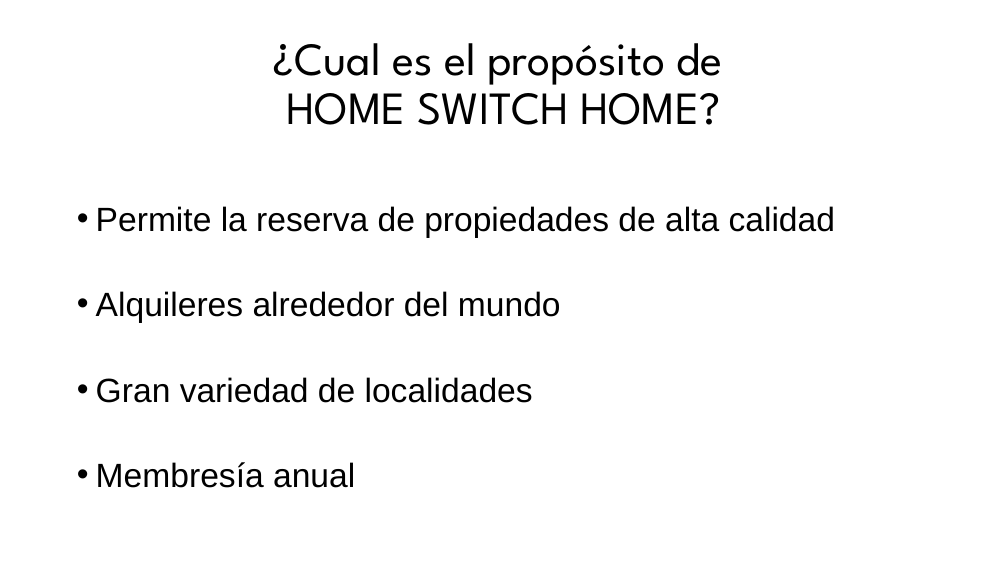
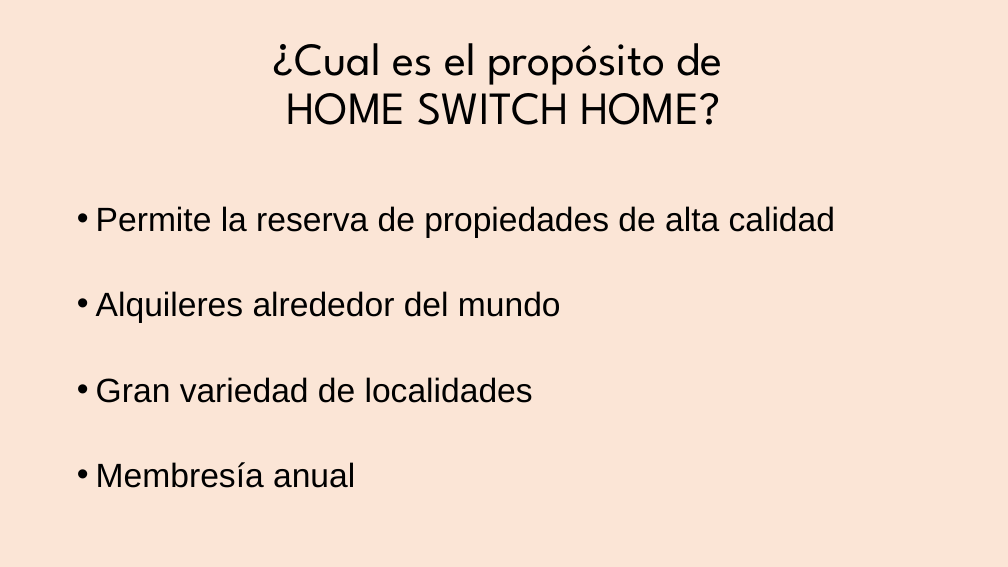
Before and after one commit to CanosaLeandro/Ing-de-Software---Grupo-5, a slide deck: slide 3 of Home Switch Home.pptx. Drawn at 1008x567 pixels with LibreOffice and Linux fonts; fonts in the diff are those of the drawing. Boxes give left, top, right and bottom in pixels: in the first picture for what was removed or moved away, otherwise in the second. Text is boxed around its words. In the diff, an @@ line names an element or a change of style, - is before the commit and + after.

```diff
--- a/Home Switch Home.pptx
+++ b/Home Switch Home.pptx
@@ background #FFFFFF to #FBE5D6 @@
```
Also in this commit, not shown: 5 other slides changed, 1 slide removed.
